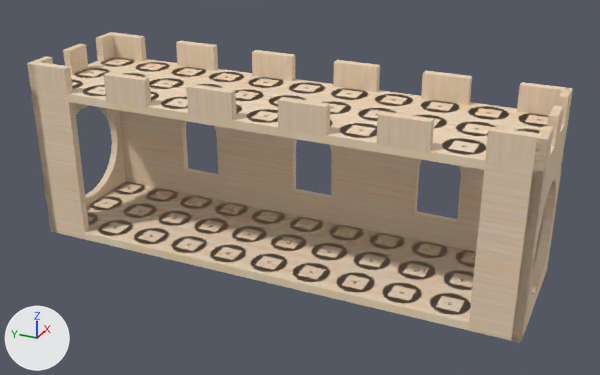
What one commit did to the Blender file src/assets/castle-longer.blend.
The view is the same before and after, from a 50 mm camera at (-15.04, -7.06, 9.12) aimed at (-0.07, -0.32, 1.63). Every picture has the same lights, and +X, +Y and +Z are marked at lower left.

The first picture shows 'floor', 'x-wall', 'x-wall-hat', 'y-wall-hat', 'y-wall.out'.
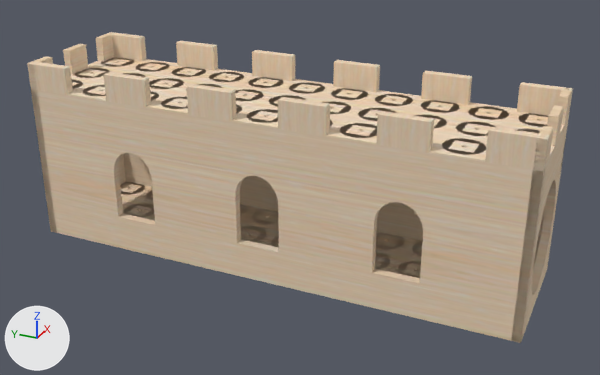
Commit message: Fix castle-long

Location of each change, [x1, y1, x2, y2] in pixels of the pictures (600 x 375 px):
'y-wall.out', reshaped, modifiers changed
    both: [32, 90, 566, 342]
part 1 of me_y_wall_out_001, deleted (beige)
    before: [32, 90, 89, 239]
part 2 of me_y_wall_out_001, deleted (beige)
    before: [468, 162, 544, 342]

Edits to the bpy script that builds the scene:
```text
Change me_y_wall_out_001:
    where me_y_wall_out_001.from_pydata(...)  # 152 vertices, 82 faces; spans x -1.5..9.5, y 0.0..3.0, z -1.0..2.5
    used by ob_y_wall_out; parent = ob_castle_longer; location = (-4.0, -1.5, 1.0)
    me_y_wall_out_001 part 1: the loose piece of 4 vertices spanning x 8.5..9.5, y 3.0, z -1.0..2.5 is deleted
    me_y_wall_out_001 part 2: the loose piece of 4 vertices spanning x -1.5..-0.5, y 3.0, z -1.0..2.5 is deleted
Change ob_y_wall_out:
    add _m = ob_y_wall_out.modifiers.new('Mirror', 'MIRROR')
    add _m.use_axis = (False, True, False)
    add _m.mirror_object = ob_mirror
```
